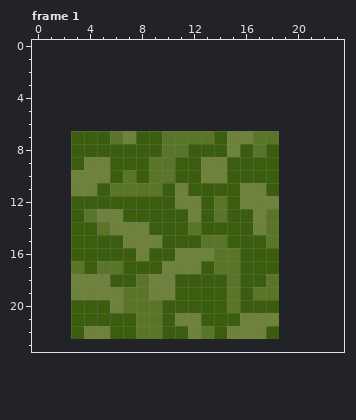
Two states of a pixel-art file, images/tileset.ase. Above, as it was before the edit.
16x16 pixels, 6 frames. Colours within 5 levels of each other are drawn and written as one. Shown: frame 1. The old version is drawn lined up with the new one, on the new canvas. The commit also changed other frames, which this record leaves out.
The result:
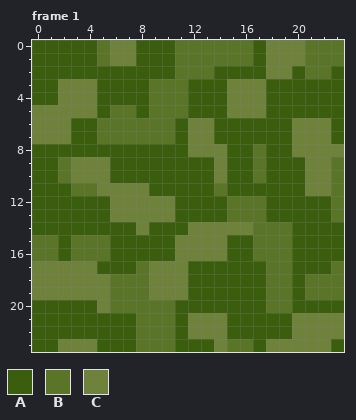
Palette (. is transparent): A #3b5e0e  B #5a7428  C #6e823c
Difference:
canvas 16x16 -> 24x24, the old top-left corner now at 3,7
Changed rows in their new state; - is an unchanged pixel.
Frame 1:
first column x 0:
 0 AAAAABCCAAABBBBBBACCCBBB
 1 AAAAABCCAAABBBBBBACCCBBB
 2 AAAAAAAAAAABBBAAAACCABBA
 3 AACCCAAAABBBAAACCCAAAAAA
 4 AACCCAAAABBBAAACCCAAAAAA
 5 CCCCCABBABBBAAACCCAAAAAA
 6 CCCAABBBBBBACCAAAAAACCCA
 7 CCC--B-BBB-ACC-AAAAACCCA
 8 AAA-------AACCCA---ACCCC
 9 AABC-----AA--A---B-AACCB
10 AAB----A-AA--A---B-AACCB
11 AAABBCCCCA-A--B-AA-AACCB
12 AAA---CCCCCAA-ABBBAAAAAB
13 AAA-AA-CCCC-A-ABBBAAAAAB
14 AAA--AAA----CCCCCB-BAAAA
15 BBABBB-AAA-CCCC--B-BAAAA
16 BBABBB--A-----CA-BBBAAAA
17 CCCCCAA-BC--A-AA--BBAAAB
18 CCC---BB---C---A---BABBB
19 CCC---B----C---A-A-BABBB
20 AAA--CB---B----A--BBAAAA
21 AAA-------BA-CC-AAAACCCC
22 AAA-AA----B--CCAAA-ACCCC
23 AACCCAAABBBAAACBBACCCCCA
Changed places in both pictures, as pixel boxes (x1, y1, x2, y2):
changed: (32, 40, 344, 352)
